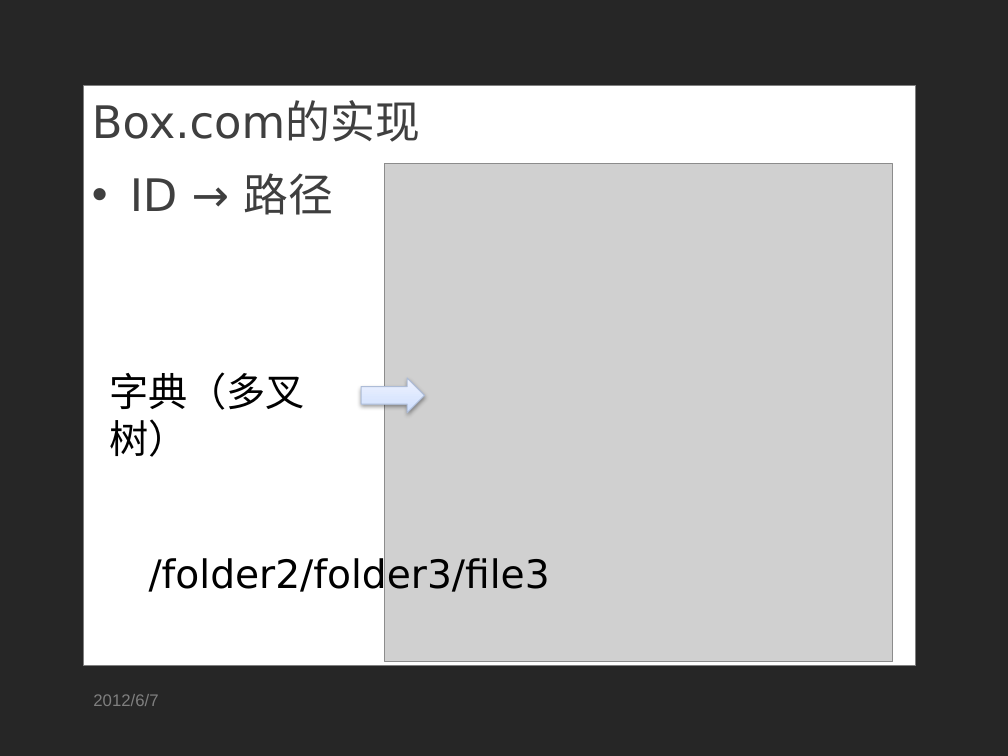
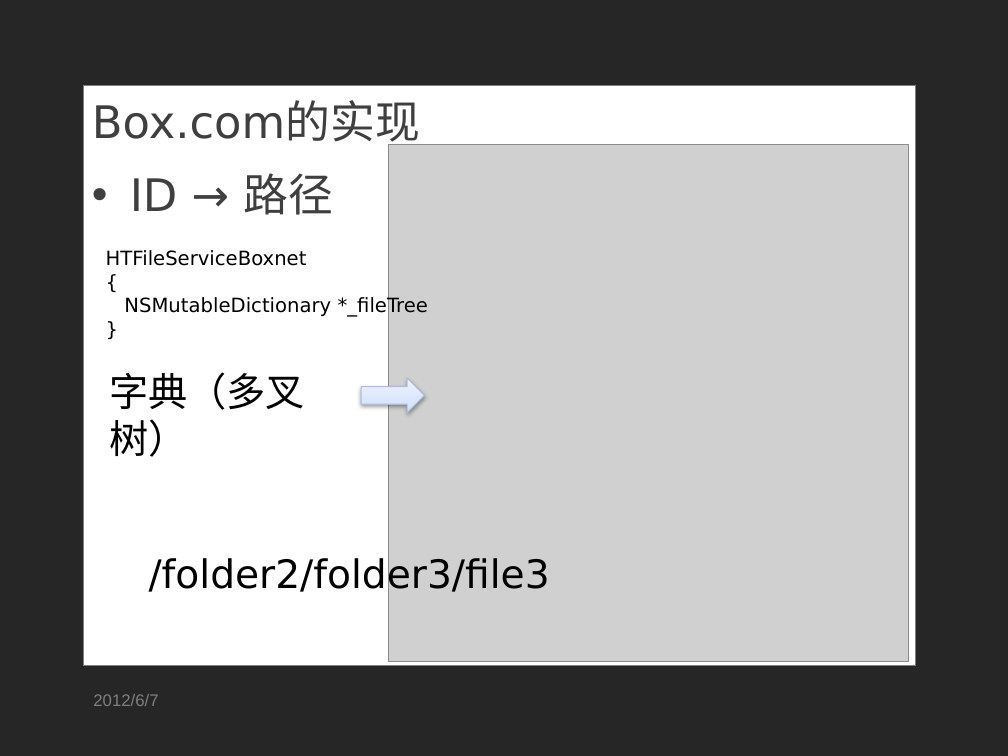
Before and after one commit to SoSkyrim/ricky-tan, a slide deck: slide 17 of work/毕业设计_答辩.pptx. Drawn at 1008x756 pixels with LibreOffice and Linux fonts; fonts in the diff are those of the drawing; grey boxes stand for pictures; background and template pictures are left out. Boxes give left, top, right and bottom in pixels: in the first picture for what was removed or moved away, otherwise in the second. Text is boxed around its words. In the diff, an @@ line names an element or a change of style, - is before the commit and + after.

```diff
--- a/work/毕业设计_答辩.pptx
+++ b/work/毕业设计_答辩.pptx
@@ picture: place and size @@
-picture at (385, 163, 893, 661)
+picture at (389, 144, 909, 662)
@@ text added at (106, 250, 428, 317), 14 pt, text #000000 @@
+HTFileServiceBoxnet
+{
+NSMutableDictionary *_fileTree
+}
```
